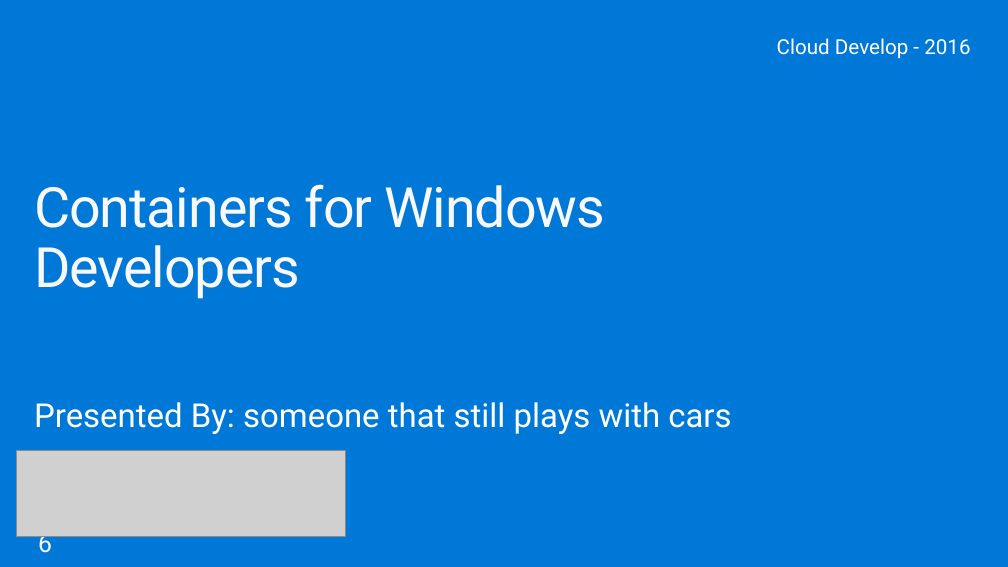
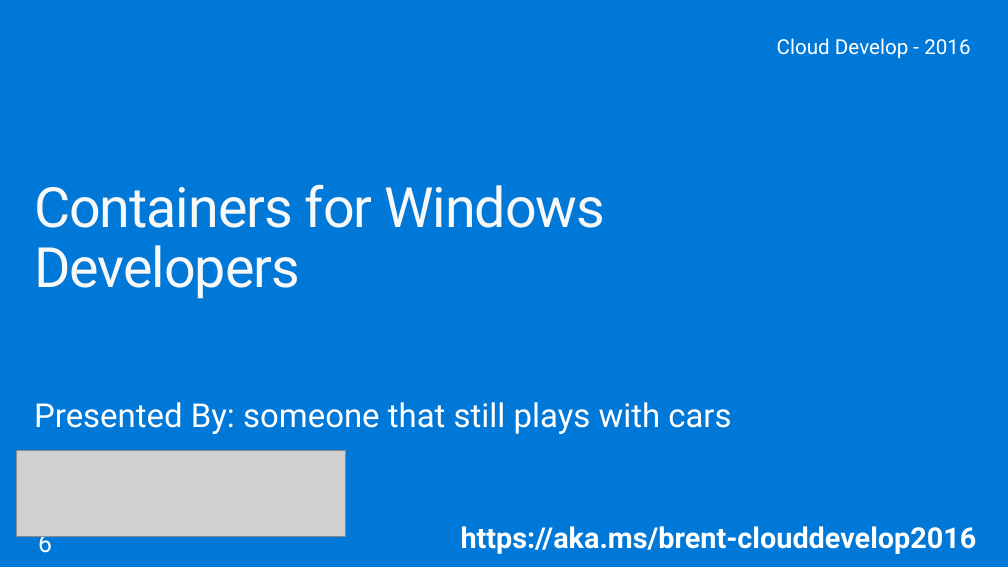
Before and after one commit to brentstineman/PersonalStuff, a slide deck: slide 1 of Presentations/ContainersForWindowsDevs.pptx. Drawn at 1008x567 pixels with LibreOffice and Linux fonts; fonts in the diff are those of the drawing; grey boxes stand for pictures; background and template pictures are left out. Boxes give left, top, right and bottom in pixels: in the first picture for what was removed or moved away, otherwise in the second. Text is boxed around its words. In the diff, an @@ line names an element or a change of style, - is before the commit and + after.

```diff
--- a/Presentations/ContainersForWindowsDevs.pptx
+++ b/Presentations/ContainersForWindowsDevs.pptx
@@ text added at bbox=[461, 526, 977, 554], 28 pt, text #FFFFFF, bold @@
+https://aka.ms/brent-clouddevelop2016
```
Also in this commit, not shown: 1 other slide changed, 1 other file.
